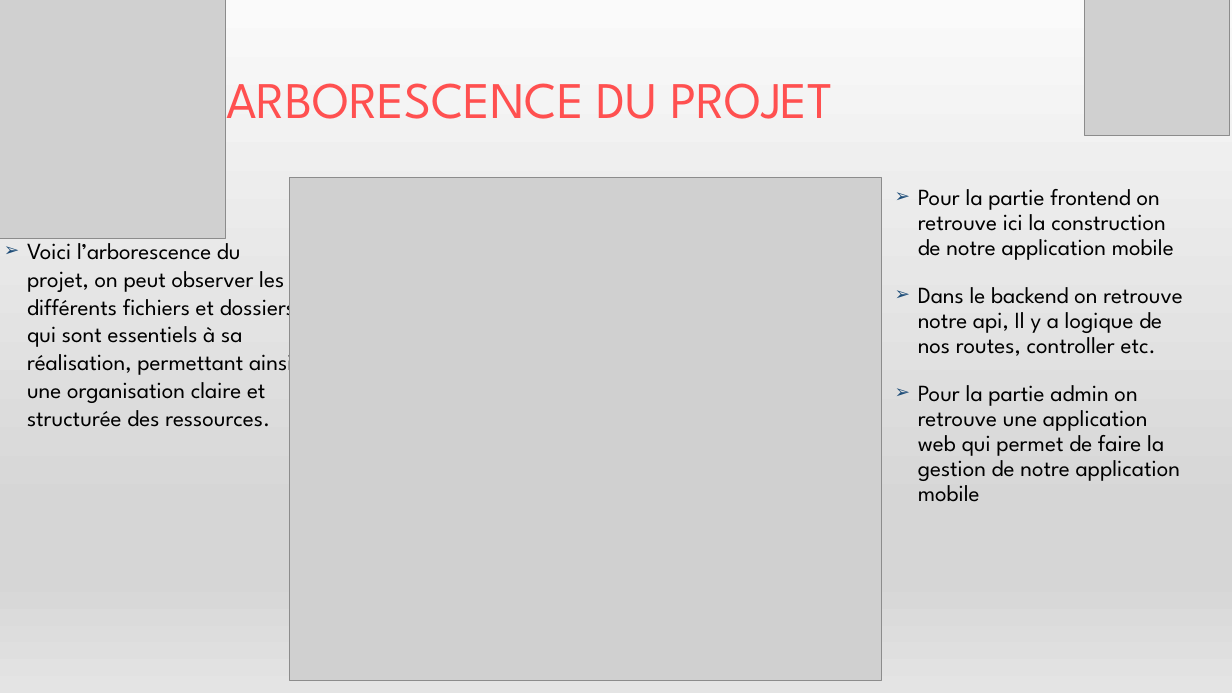
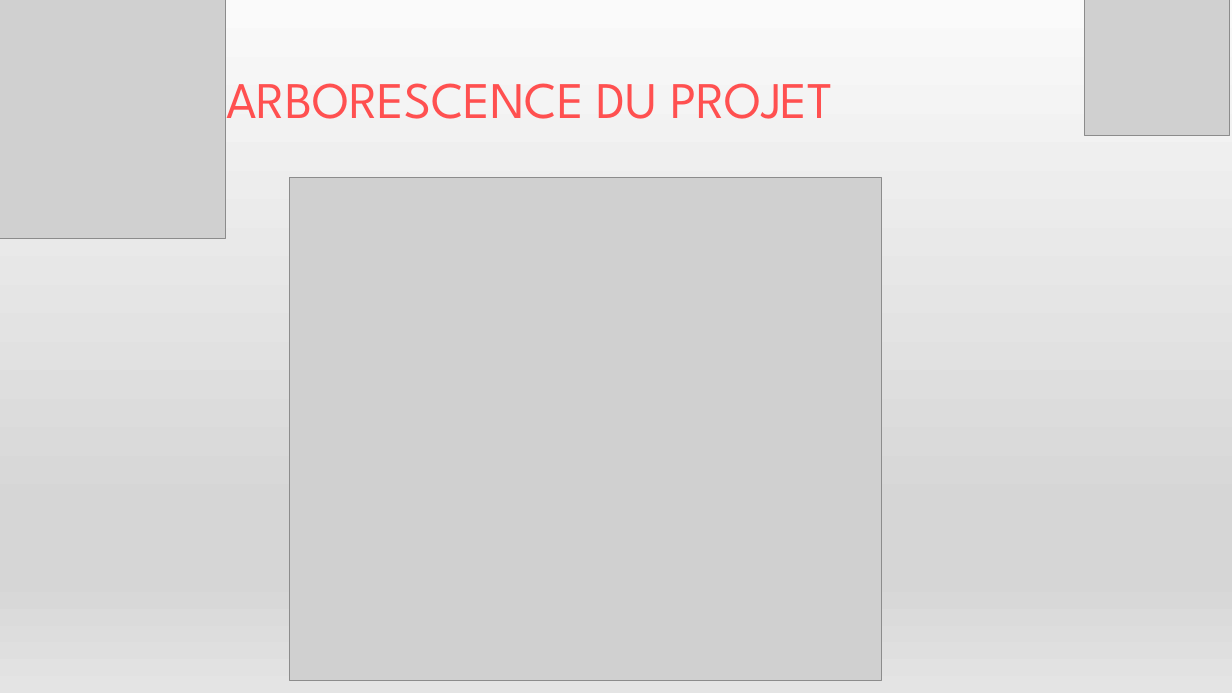
Before and after one commit to S-mkds/CDA-Dossiers-Professionnels, a slide deck: slide 14 of Présentation_Projet_Professionnel.pptx. Drawn at 1232x693 pixels with LibreOffice and Linux fonts; fonts in the diff are those of the drawing; grey boxes stand for pictures. Boxes give left, top, right and bottom in pixels: in the first picture for what was removed or moved away, otherwise in the second. Text is boxed around its words. In the diff, an @@ line names an element or a change of style, - is before the commit and + after.

```diff
--- a/Présentation_Projet_Professionnel.pptx
+++ b/Présentation_Projet_Professionnel.pptx
@@ text removed at bbox=[918, 189, 1182, 502] @@
-➢ Pour la partie frontend on retrouve ici la construction de notre application mobile
-➢ Dans le backend on retrouve notre api, Il y a logique de nos routes, controller etc.
-➢ Pour la partie admin on retrouve une application web qui permet de faire la gestion de notre application mobile
@@ text removed at bbox=[27, 236, 295, 427] @@
-➢ Voici l’arborescence du projet, on peut observer les différents fichiers et dossiers qui sont essentiels à sa réalisation, permettant ainsi une organisation claire et structurée des ressources.
```
Also in this commit, not shown: 5 other slides changed, 1 slide removed, 2 other files.
